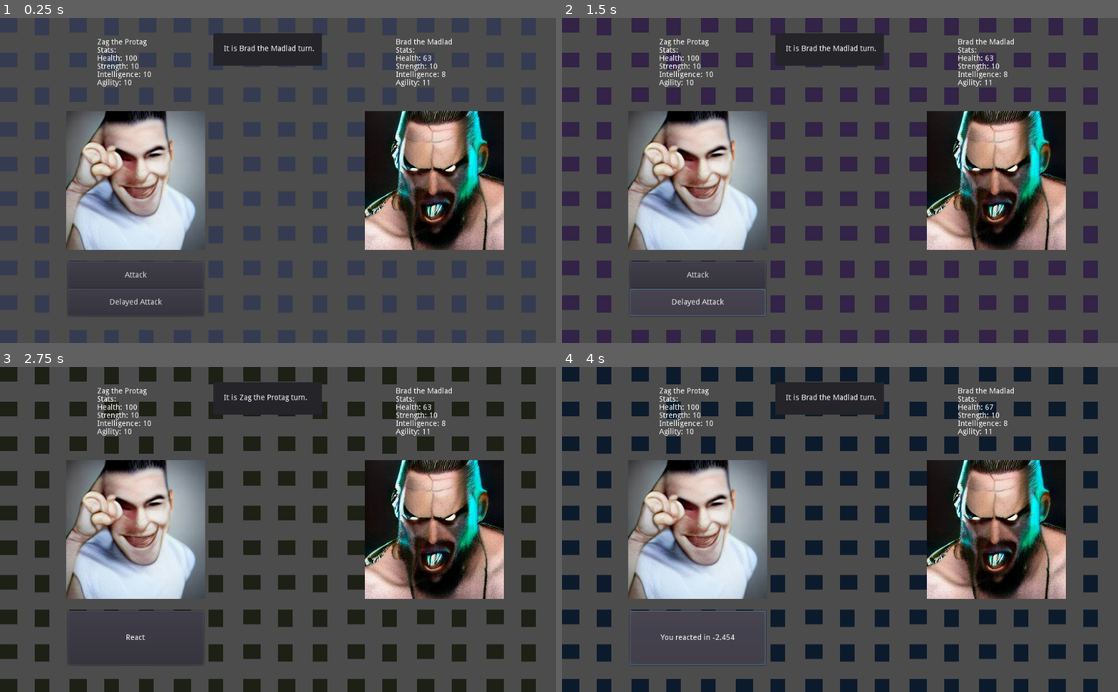
Above: before the commit, frames 1-4 (two rows, left to right).
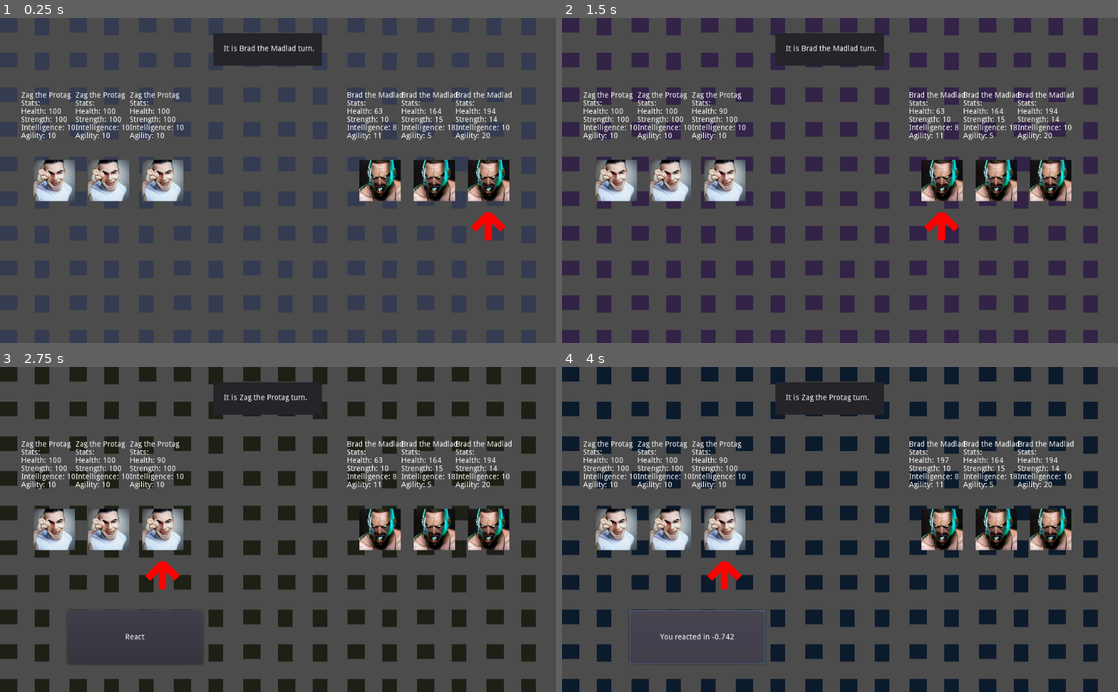
Above: after the commit, the same moments.

Repository: Lore-Corps/Lore-GAME
Game: Godot game, scene res://Scenes/Battle.tscn
Same seed, same stepped clock (60 frames per second), same inputs: the game is played once before the commit and once after it. The engine's default icon, where the game draws it, is replaced by a stand-in: a white triangle on a blue panel in a dark square.
Inputs (mouse positions are in pixels of both pictures, inside the frame that each line leads up to):
- Up to frame 1 (0.25 s): no input
- Up to frame 2 (1.5 s): click (695, 274) at 0.5 s, where only the run before the commit has a clickable "Attack"; click (695, 304) at 1.25 s, where only the run before the commit has a clickable "Delayed Attack"
- Up to frame 3 (2.75 s): click (133, 623) at 2 s, where only the run before the commit has a clickable "Attack"
- Up to frame 4 (4 s): click (695, 636) at 2.75 s; click (695, 636) at 3.5 s

The runs differ from the first frame. In frame 1, 23% of the frame differs, in the area x 3-92%, y 6-92%; in frame 2, 24%; in frame 3, 23%; in frame 4, 23%.

Commit message:
Battle Refactor

Diff:
--- a/Prefabs/Enemy.tscn
+++ b/Prefabs/Enemy.tscn
@@ -1,17 +1,24 @@
-[gd_scene load_steps=3 format=2]
+[gd_scene load_steps=4 format=2]
 
 [ext_resource path="res://Assets/Bad Guy2.png" type="Texture" id=1]
 [ext_resource path="res://Scripts/EnemyEntity.gd" type="Script" id=2]
+[ext_resource path="res://Assets/arrow.png" type="Texture" id=3]
 
 [node name="Enemy" type="Node2D"]
 script = ExtResource( 2 )
 
-[node name="Sprite" type="Sprite" parent="."]
+[node name="PlayerInfoLabel" type="RichTextLabel" parent="."]
+margin_left = -61.0
+margin_top = -164.0
+margin_right = 58.0
+margin_bottom = -45.0
+text = "Enemy"
+
+[node name="CharacterSprite" type="Sprite" parent="."]
+scale = Vector2( 0.3, 0.3 )
 texture = ExtResource( 1 )
 
-[node name="PlayerInfoLabel" type="RichTextLabel" parent="."]
-margin_left = -71.0
-margin_top = -262.0
-margin_right = 67.0
-margin_bottom = -131.0
-text = "Enemy"
+[node name="ActiveSprite" type="Sprite" parent="."]
+visible = false
+position = Vector2( 0, 100 )
+texture = ExtResource( 3 )
--- a/Prefabs/Player.tscn
+++ b/Prefabs/Player.tscn
@@ -1,17 +1,24 @@
-[gd_scene load_steps=3 format=2]
+[gd_scene load_steps=4 format=2]
 
 [ext_resource path="res://Scripts/PlayerEntity.gd" type="Script" id=1]
 [ext_resource path="res://Assets/Good guy2.png" type="Texture" id=2]
+[ext_resource path="res://Assets/arrow.png" type="Texture" id=3]
 
 [node name="Player" type="Node2D"]
 script = ExtResource( 1 )
 
-[node name="Sprite" type="Sprite" parent="."]
+[node name="CharacterSprite" type="Sprite" parent="."]
+scale = Vector2( 0.3, 0.3 )
 texture = ExtResource( 2 )
 
 [node name="PlayerInfoLabel" type="RichTextLabel" parent="."]
-margin_left = -71.0
-margin_top = -262.0
-margin_right = 67.0
-margin_bottom = -131.0
+margin_left = -61.0
+margin_top = -164.0
+margin_right = 58.0
+margin_bottom = -45.0
 text = "Player"
+
+[node name="ActiveSprite" type="Sprite" parent="."]
+visible = false
+position = Vector2( 0, 100 )
+texture = ExtResource( 3 )
--- a/Prefabs/ReactionTest.tscn
+++ b/Prefabs/ReactionTest.tscn
@@ -3,6 +3,7 @@
 [ext_resource path="res://Scripts/ReactionTestController.gd" type="Script" id=1]
 
 [node name="ReactionTest" type="Node2D"]
+z_index = 2
 script = ExtResource( 1 )
 
 [node name="ReactionButton" type="Button" parent="."]
--- a/Scenes/Battle.tscn
+++ b/Scenes/Battle.tscn
@@ -136,9 +136,8 @@
 
 [node name="Battle" type="Node2D"]
 script = ExtResource( 5 )
-playerScene = ExtResource( 2 )
-enemyScene = ExtResource( 4 )
-reactionScene = ExtResource( 3 )
+player_scene = ExtResource( 2 )
+enemy_scene = ExtResource( 4 )
 
 [node name="BattleCanvasLayer" type="CanvasLayer" parent="."]
 
@@ -167,7 +166,7 @@
 margin_bottom = 100.0
 text = "Delayed Attack"
 
-[node name="trackTurns" type="RichTextLabel" parent="BattleCanvasLayer"]
+[node name="TurnTrackerLabel" type="Label" parent="BattleCanvasLayer"]
 light_mask = 863
 anchor_left = 0.5
 anchor_right = 0.5
@@ -176,10 +175,9 @@
 margin_top = 50.0
 margin_right = 100.0
 margin_bottom = 50.0
-rect_clip_content = false
 text = "You will not see this"
 
-[node name="Panel" type="Panel" parent="BattleCanvasLayer/trackTurns"]
+[node name="Panel" type="Panel" parent="BattleCanvasLayer/TurnTrackerLabel"]
 show_behind_parent = true
 margin_left = -19.0
 margin_top = -22.0
@@ -209,7 +207,10 @@
 format = 1
 tile_data = PoolIntArray( -131071, 4, 0, -131070, 4, 0, -131061, 4, 0, -131060, 6, 0, -131059, 4, 0, -131058, 6, 0, -13 …(3044 unchanged characters)…
 
+[node name="ReactionTest" parent="." instance=ExtResource( 3 )]
+position = Vector2( 124, 449 )
+
 [connection signal="pressed" from="BattleCanvasLayer/Actions/Attack" to="." method="_on_Attack_pressed"]
 [connection signal="pressed" from="BattleCanvasLayer/Actions/DelayAttack" to="." method="_on_DelayAttackl_pressed"]
-[connection signal="draw" from="BattleCanvasLayer/trackTurns" to="." method="_on_trackTurns_draw"]
 [connection signal="pressed" from="BattleCanvasLayer/BattleEnd/ResetButton" to="." method="_on_ResetButton_pressed"]
+[connection signal="reaction_test_done" from="ReactionTest" to="." method="_on_ReactionTest_reaction_test_done"]
--- a/Scripts/BattleController.gd
+++ b/Scripts/BattleController.gd
@@ -1,120 +1,183 @@
 extends Node2D
 
-export (PackedScene) var playerScene
-export (PackedScene) var enemyScene
-export (PackedScene) var reactionScene
+export(PackedScene) var player_scene
+export(PackedScene) var enemy_scene
+
+signal dumb_garbage
 
 var reaction: Node
-var player: Node
-var enemy: Node
-
-
-var turn_tracker = []
-var turn_counter = 0
-
+
+var good_battlers: Array
+var evil_battlers: Array
+var all_battlers: Array
+
+var MAXIMUM_TEAM_SIZE: int = 3
 
 var attack_reaction_test_running: bool = false
 var delayed_reaction_test_running: bool = false
 
-var battle_on_going: bool
-
-var rng = RandomNumberGenerator.new()
-
-
-# Called when the node enters the scene tree for the first time.
-func _ready():
-
-	# Creates a player and enemy and adds them to a turn tracker
-	create_player()
-	create_enemy()
-
-	create_reaction_test()
-
-	battle_on_going = true
-
-	turn_tracker.sort_custom(self, "sort_based_on_agil")
-
-	# Uses recursion to cycle turns.
-	take_turn()
-
-
-
-
-func take_turn():
-
-	#resets back to the quickest entities turn
-	if turn_counter >= 2:
-		turn_counter = 0
-
-	update_turn_tracker()
-	if player == turn_tracker[turn_counter] && turn_tracker[turn_counter].is_alive:
-		$BattleCanvasLayer/Actions.visible = true
-
-		turn_tracker[turn_counter].my_turn = true
-	if enemy == turn_tracker[turn_counter] && turn_tracker[turn_counter].is_alive:
-		turn_tracker[turn_counter].my_turn = true
-
-		yield(get_tree().create_timer(2.0), "timeout")
-		enemy_logic_for_turn()
-
-
-func enemy_logic_for_turn():
-	if enemy.is_alive:
+var random_color: Color
+var color_timer: float
+
+var rng := RandomNumberGenerator.new()
+
+
+func _ready() -> void:
+	# For loop executes 3 times and registers players, x var does nothing
+	for x in 3:
+		register_battler(player_scene)
+		register_battler(enemy_scene)
+
+	construct_scene()
+	start_battle()
+
+
+# Turns PackedScenes into instances and pushes them to the team arrays
+func register_battler(battler: PackedScene) -> void:
+	var battler_instance = battler.instance()
+	if good_battlers.size() <= MAXIMUM_TEAM_SIZE:
+		if battler_instance.alignment == "good":
+			good_battlers.push_front(battler_instance)
+		elif battler_instance.alignment == "evil":
+			evil_battlers.push_front(battler_instance)
+		else:
+			push_error(str("Invalid Battler Alignment -> ", battler_instance))
+	else:
+		push_error(str("Maximum team size already reached"))
+
+
+# Places PackedScene instances into the battle scene
+func construct_scene() -> void:
+	# Add battlers to scene
+	var offset = 100
+	var x_coord_good_team = 300
+	var x_coord_bad_team = 700
+	var y_coord = 300
+
+	good_battlers.sort_custom(self, "sort_by_agility")
+	evil_battlers.sort_custom(self, "sort_by_agility")
+
+	for battler in good_battlers:
+		self.add_child(battler)
+		battler.position = Vector2(x_coord_good_team, y_coord)
+		x_coord_good_team -= offset
+
+	for battler in evil_battlers:
+		self.add_child(battler)
+		battler.position = Vector2(x_coord_bad_team, y_coord)
+		x_coord_bad_team += offset
+
+	reaction = $ReactionTest
+
+
+# Starts the battle and manages the turn order
+func start_battle() -> void:
+	all_battlers = good_battlers + evil_battlers
+	all_battlers.sort_custom(self, "sort_by_agility")
+
+	while not is_team_dead(good_battlers) and not is_team_dead(evil_battlers):
+		for battler in all_battlers:
+			update_turn_tracker_label(battler)
+
+			print(battler.char_name, "s turn -------------")
+
+			if battler.is_alive == true:
+				battler.activate()
+
+				if battler.alignment == "good":
+					$BattleCanvasLayer/Actions.visible = true
+					yield(self, "dumb_garbage")
+
+				if battler.alignment == "evil":
+					$BattleCanvasLayer/Actions.visible = false
+					ai_logic_for_turn(battler)
+					yield(get_tree().create_timer(1.0), "timeout")
+
+				battler.deactivate()
+
+
+# Governs AI turn logic, gives a random AI decision for a battler
+func ai_logic_for_turn(battler) -> void:
+	var target: BattleEntity = find_front_target(good_battlers)
+	print(str(target) + " target")
+	if target != null:
 		rng.randomize()
 		var random = rng.randi_range(0, 100)
-		print(random)
+
 		if random < 10:
 			print("Brad crit")
-			player.take_damage(enemy.attack() * 2)
+			target.take_damage(battler.get_strength() * 2)
 		if random < 75:
 			print("brad attacked")
-			player.take_damage(enemy.attack())
+			target.take_damage(battler.get_strength())
 		else:
 			print("brad healed")
-			turn_tracker[turn_counter].heal()
-		end_turn()
-
-
-func update_turn_tracker():
-	$BattleCanvasLayer/trackTurns.text = str("It is ", turn_tracker[turn_counter].char_name, " turn.")
-
-func end_turn():
-	turn_tracker[turn_counter].my_turn = false
-	turn_counter += 1
-	take_turn()
+			battler.heal()
+
+
+# Finds the front target on a team
+# Probably refactor to combine with find_active_target
+func find_front_target(team: Array) -> BattleEntity:
+	var target: int = 0
+	var has_not_found_target: bool = true
+
+	while has_not_found_target:
+		if team[target].is_alive:
+			return team[target]
+		else:
+			if target >= team.size():
+				return null
+			else:
+				target += 1
+
+	return null
+
+
+# Finds the active target on a team
+# Idk if this works for enemies?
+func find_active_target(team: Array) -> BattleEntity:
+	var target: int = 0
+	var has_not_found_target: bool = true
+
+	while has_not_found_target:
+		if team[target].is_active:
+			return team[target]
+		else:
+			if target >= team.size():
+				return null
+			else:
+				target += 1
+
+	return null
+
+
+func update_turn_tracker_label(battler) -> void:
+	$BattleCanvasLayer/TurnTrackerLabel.text = str("It is ", battler.char_name, " turn.")
+
 
 # The higher Agillity with be first in the Array.
-func sort_based_on_agil(a, b):
-		if a.agility > b.agility:
-			return true
-		return false
-
-# pushed Enitiies into the turn tracker
-func pus_to_turn_tracking_array(entity):
-	turn_tracker.push_back(entity)
-
-func _on_Attack_pressed():
+func sort_by_agility(a: BattleEntity, b: BattleEntity) -> bool:
+	if a.agility > b.agility:
+		return true
+	return false
+
+
+func _on_Attack_pressed() -> void:
 	reaction.type_of_reaction_attack(1)
-	if player.my_turn:
+	if find_active_target(good_battlers).is_active:
 		attack_reaction_test_running = true
 		reaction.start_timer()
 
 
-
-func end_battle():
-	battle_on_going = false
+func end_battle() -> void:
 	$BattleCanvasLayer/BattleEnd.visible = true
-	if player.is_alive:
+	if !is_team_dead(good_battlers):
 		$BattleCanvasLayer/BattleEnd/ResetButtonLabel.text = ("You did it!\nYou beat Brad the Madlad and saved the world")
 	else:
 		$BattleCanvasLayer/BattleEnd/ResetButtonLabel.text = ("Brad the Madlad goes on to kill everyone you love, you could've save everyone... \nBut hey! Think of the benifits of being dead. You no longer have to pay off your debts.")
 
 
-var random_color: Color
-var color_timer: float
-
-func _physics_process(delta):
-
+func _physics_process(delta) -> void:
 	color_timer += delta
 	if color_timer > 1:
 		random_color = Color(randf(), randf(), randf())
@@ -122,7 +185,7 @@
 		$TileMap.modulate = random_color
 
 	if !$BattleCanvasLayer/BattleEnd.visible:
-		if (!enemy.is_alive or !player.is_alive) && battle_on_going:
+		if is_team_dead(good_battlers) or is_team_dead(evil_battlers):
 			end_battle()
 
 		if reaction.visible:
@@ -131,72 +194,65 @@
 		# When the attack button is pressed this goes off once.
 		if attack_reaction_test_running && !reaction.is_running:
 			attack_button_attack()
-			end_turn()
+			#battler_turn_index += 1
 		if delayed_reaction_test_running && !reaction.is_running:
 			delayed_reaction_test_running = false
 			yield(get_tree().create_timer(0.00001), "timeout")
-			enemy.take_damage(player.attack() / reaction.timer_stopped)
-
-			end_turn()
-
-
-
-func attack_button_attack():
+			find_front_target(evil_battlers).take_damage(
+				find_front_target(good_battlers).get_strength() / reaction.timer_stopped
+			)
+
+			#battler_turn_index += 1
+
+
+func is_team_dead(team) -> bool:
+	var dead_count = 0
+	for battler in team:
+		if battler.is_alive == false:
+			dead_count += 1
+	if dead_count >= team.size():
+		return true
+	else:
+		return false
+
+
+func attack_button_attack() -> void:
 	attack_reaction_test_running = false
-	# Yield is so it can grab the number for timer_stopped. If you remove this, it will report 0 for one frame.
+	# Yield is so it can grab the number for timer_stopped. If you remove this, it will report 0
+	# for one frame.
 	yield(get_tree().create_timer(0.00001), "timeout")
 	print(reaction.timer_stopped)
 	if reaction.timer_stopped != 0:
-		enemy.take_damage(player.attack() / reaction.timer_stopped)
+		find_front_target(evil_battlers).take_damage(
+			find_front_target(good_battlers).get_strength() / reaction.timer_stopped
+		)
 	else:
 		print("you are a god.")
-		enemy.take_damage(enemy.curr_health)
+		find_front_target(evil_battlers).current_health = 0
 		pass
 
-func create_player():
-	player = playerScene.instance()
-	add_child(player)
-	player.position = Vector2(250, 300)
-	pus_to_turn_tracking_array(player)
-
-func create_enemy():
-	enemy = enemyScene.instance()
-	add_child(enemy)
-	enemy.position = Vector2(800, 300)
-	pus_to_turn_tracking_array(enemy)
-
-func create_reaction_test():
-	reaction = reactionScene.instance()
-	print("reaction child created")
-	add_child(reaction)
-	reaction.position = Vector2(125, 450)
-
-
-func _on_DelayAttackl_pressed():
+
+func _on_DelayAttackl_pressed() -> void:
 	reaction.type_of_reaction_attack(2)
-	if player.my_turn:
+	if find_active_target(good_battlers).is_active:
 		delayed_reaction_test_running = true
 		reaction.start_timer()
 
-# changes the TileMap's color based on whose turn it currently is.
-func _on_trackTurns_draw():
-	pass
-	#used to change color every turn
-	#if player.my_turn:
-		#$TileMap.modulate = "ffffff"
-	#if enemy.my_turn:
-		#$TileMap.modulate = "ff0000"
-
-
-
-func _on_Actions_visibility_changed():
-	pass # Replace with function body.
-
-
-func _on_ResetButton_pressed():
+
+func _on_Actions_visibility_changed() -> void:
+	pass  # Replace with function body.
+
+
+func _on_ResetButton_pressed() -> void:
 	$BattleCanvasLayer/BattleEnd.visible = false
-	enemy.reset()
-	player.reset()
-	turn_tracker.sort_custom(self, "sort_based_on_agil")
-	take_turn()
-	battle_on_going = true
+	for battler in all_battlers:
+		battler.queue_free()
+	#battler_turn_index = 0
+	good_battlers = []
+	evil_battlers = []
+	all_battlers = []
+	_ready()
+
+
+func _on_ReactionTest_reaction_test_done():
+	emit_signal("dumb_garbage")
--- a/Scripts/BattleEntity.gd
+++ b/Scripts/BattleEntity.gd
@@ -2,70 +2,82 @@
 
 class_name BattleEntity
 
-
 var char_name: String
+var alignment: String = "neutral"
 
 # stats
 var max_health: int = 100
-var curr_health: int = 100
+var current_health: int = 100
 var strength: int = 10
 var intelligence: int = 10
 var agility: int = 10
 
 # flags
 var is_alive: bool = true
-var my_turn: bool = false
+var is_active: bool = false
+
 
 # Called when the node enters the scene tree for the first time.
 func _ready():
-	pass # Replace with function body.
-
+	pass  # Replace with function body.
 
 
 # Returns attack power as a Int. Right now attack is just strength but in the
 # Future it will change to also include weapons and maybe mroe stats.
-func attack() -> int:
-	return(strength)
+func get_strength() -> int:
+	return strength
 
 
 func heal():
-	curr_health += intelligence
-	if curr_health > max_health:
-		curr_health = max_health
+	current_health += intelligence
+	if current_health > max_health:
+		current_health = max_health
 	update_entity_label()
 
-
-
-func random_sprite_color(color):
-	$Sprite.modulate = color
-
-func random_label_color(color):
-	$PlayerInfoLabel.modulate = color
 
 # Call this with a number to take damage.
 # It sets a death flag when HP is at or below 0
 func take_damage(damage):
-	curr_health -= damage
+	current_health -= damage
 	update_entity_label()
-	if curr_health <= 0:
+	if current_health <= 0:
 		is_alive = false
 		print("I am dead")
 		kill()
 
+
+func activate() -> void:
+	is_active = true
+	$ActiveSprite.visible = true
+
+
+func deactivate() -> void:
+	is_active = false
+	$ActiveSprite.visible = false
+
+
 func reset():
-	print("current health", curr_health)
-	curr_health = max_health
+	print("current health", current_health)
+	current_health = max_health
 	is_alive = true
-	$Sprite.visible = true
+	$CharacterSprite.visible = true
 	update_entity_label()
 
+
 func kill():
-	$Sprite.visible = false
-
-
+	$CharacterSprite.visible = false
 
 
 func update_entity_label():
-	$PlayerInfoLabel.text = str(char_name, "\nStats:\n", "Health: ",
-		curr_health, "\nStrength: ", strength, "\nIntelligence: ", intelligence,
-		"\nAgility: ", agility)
+	$PlayerInfoLabel.text = str(
+		char_name,
+		"\nStats:\n",
+		"Health: ",
+		current_health,
+		"\nStrength: ",
+		strength,
+		"\nIntelligence: ",
+		intelligence,
+		"\nAgility: ",
+		agility
+	)
--- a/Scripts/EnemyEntity.gd
+++ b/Scripts/EnemyEntity.gd
@@ -2,22 +2,27 @@
 
 var rng = RandomNumberGenerator.new()
 
-func _ready():
-	rng.randomize()
+
+func _init() -> void:
+	alignment = "evil"
+
+
+func _ready() -> void:
 	randomize_stats()
 	char_name = "Brad the Madlad"
 	print("Here I am ", char_name, "!")
 	update_entity_label()
 
 
-func reset():
+func reset() -> void:
 	.reset()
 	randomize_stats()
 
-func randomize_stats():
+
+func randomize_stats() -> void:
 	rng.randomize()
 	agility = rng.randi_range(5, 20)
 	intelligence = rng.randi_range(5, 20)
 	strength = rng.randi_range(5, 20)
 	max_health = rng.randi_range(50, 200)
-	curr_health = max_health
+	current_health = max_health
--- a/Scripts/PlayerEntity.gd
+++ b/Scripts/PlayerEntity.gd
@@ -1,8 +1,12 @@
 extends BattleEntity
 
 
+func _init() -> void:
+	alignment = "good"
+	strength = 100
 
-func _ready():
+
+func _ready() -> void:
 	char_name = "Zag the Protag"
 	#strength = 5
 	print("Here I am ", char_name, "!")
--- a/Scripts/ReactionTestController.gd
+++ b/Scripts/ReactionTestController.gd
@@ -1,35 +1,41 @@
 extends Node
 
+signal reaction_test_done
 
 var timer: float
-	#Time when timer stopped. Attack types edit this when sending it to the battleController
+#Time when timer stopped. Attack types edit this when sending it to the battleController
 var timer_stopped: float
-
 
 var is_running: bool = false
 var target_time: float
 
-var how_long_till_it_turns_invisible: int = 2
+# Show "CRITICAL FAILURE!" on the ui to indicate button will vanish soon
+# this is if the player waits too long without hitting the button
+var critical_failure_time: float
+
+var time_until_invisible: int = 2
 
 # 0 is no attack. 1 is attack. 2 is delayed attack
 var type_of_attack: int
 var delayed_wait: int = 2
 
-
 var random_target_time = RandomNumberGenerator.new()
 
-var invisible_flag: bool = false
 var invisibile_timer: float
+
 
 func _ready():
 	set_target_time()
 	self.visible = false
 
+
 func set_target_time():
 	random_target_time.randomize()
 	target_time = random_target_time.randf_range(0.4, 5)
+	critical_failure_time = target_time + 2.7
 	#This was just for testing
 	#target_time = 2
+
 
 func _physics_process(delta):
 	if is_running:
@@ -42,14 +48,14 @@
 	if !is_running && timer > 0.0001 && type_of_attack == 1:
 		timer_stopped = (timer - target_time) * .75
 		$ReactionTestButtonLabel.text = str("You reacted in ", stepify(timer_stopped, .001))
-		invisible_flag = true
 		turn_invisible(delta)
 	if !is_running && timer > 0.0001 && type_of_attack == 2:
 		timer_stopped = timer - target_time - delayed_wait
 		if timer_stopped < 0:
 			timer_stopped = timer_stopped * -1
-		$ReactionTestButtonLabel.text = str("You reacted ", stepify(timer_stopped, .001), " off of the target goal")
-		invisible_flag = true
+		$ReactionTestButtonLabel.text = str(
+			"You reacted ", stepify(timer_stopped, .001), " off of the target goal"
+		)
 		turn_invisible(delta)
 
 
@@ -57,16 +63,13 @@
 	type_of_attack = attack_type
 
 
-
 func turn_invisible(delta):
-	if invisible_flag:
-		invisibile_timer += delta
-		if invisibile_timer > how_long_till_it_turns_invisible:
-			restart_timer()
-			invisibile_timer = 0
-			invisible_flag = false
-			self.visible = false
-
+	invisibile_timer += delta
+	if invisibile_timer > time_until_invisible:
+		restart_timer()
+		invisibile_timer = 0
+		self.visible = false
+		emit_signal("reaction_test_done")
 
 
 # resets the reaction test by setting timers to 0 and changes the goal.
@@ -80,7 +83,6 @@
 	print("We got to restart timer")
 
 
-
 func start_timer():
 	self.visible = true
 	is_running = true
--- a/Scripts/itemDatabase.gd
+++ b/Scripts/itemDatabase.gd
@@ -2,9 +2,8 @@
 
 class_name ItemDatabase
 
+
 class item:
-
-
 	var name: String = "default"
 	# Depending on how we do it, might just have unlocks so you can use it for any character
 	var is_unlocked: bool
@@ -29,6 +28,4 @@
 
 
 # Where we will store all the items.
-var items: Dictionary = {
-	"Sword": item.new("Sword", true, 5, 4, 3)
-}
+var items: Dictionary = {"Sword": item.new("Sword", true, 5, 4, 3)}
--- a/project.godot
+++ b/project.godot
@@ -40,4 +40,4 @@
 
 [rendering]
 
-environment/default_environment="res://default_env.tres"
+environment/default_environment="res://Config/default_env.tres"
Binary file added: Assets/arrow.png
Renamed: default_env.tres -> Config/default_env.tres
